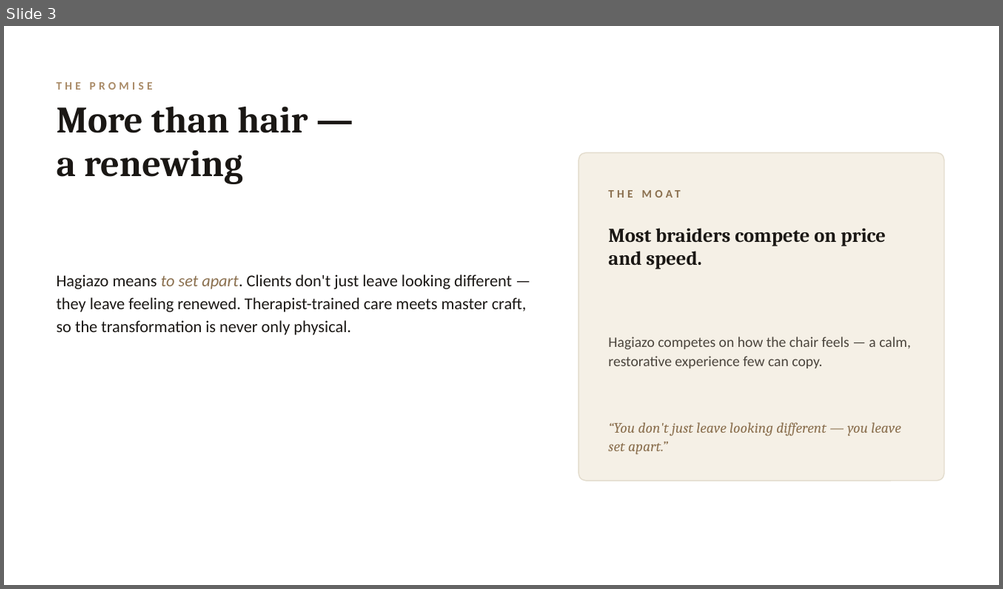
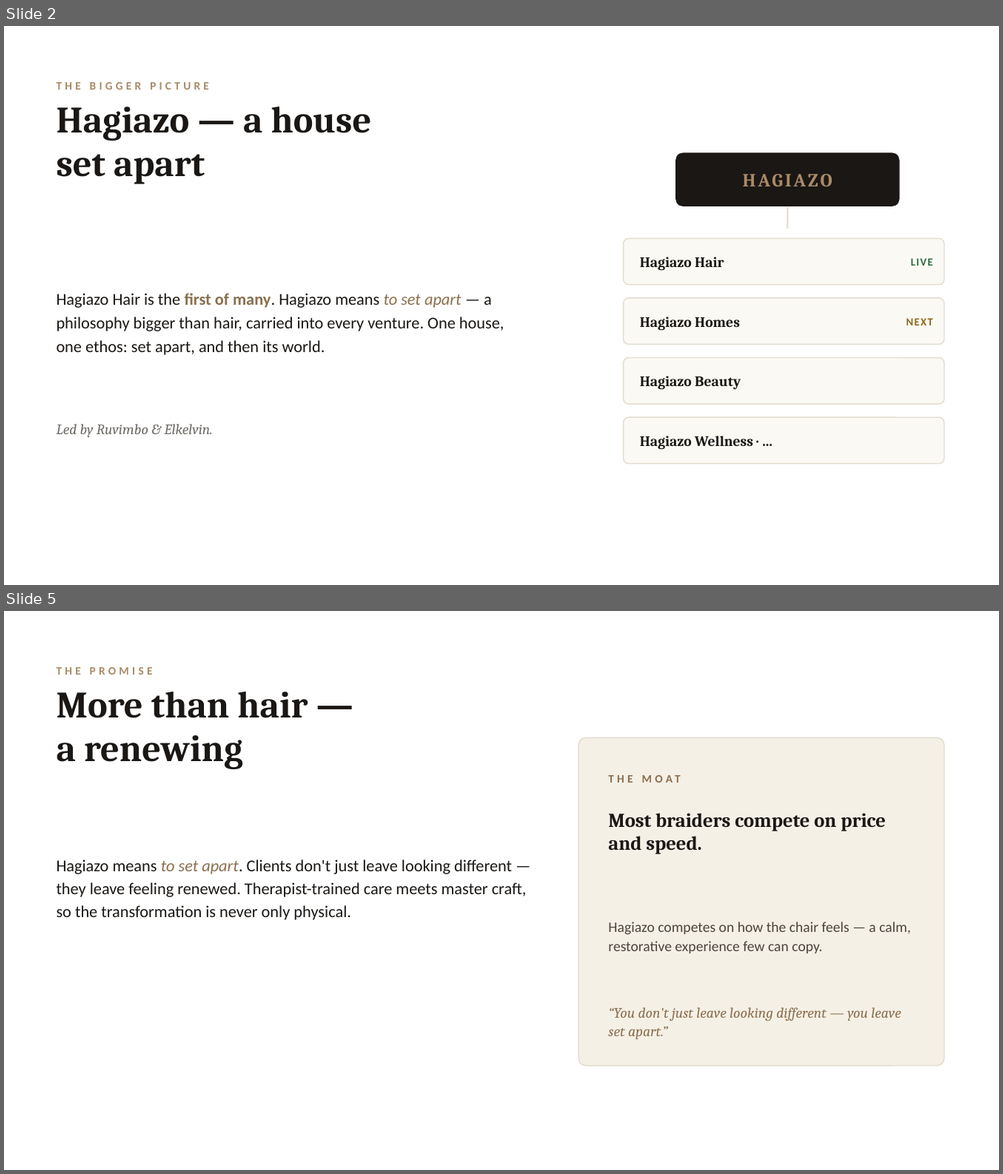
Before and after one commit to elkelvinwilliams/harlow-hair-beauty, a slide deck: business/HAGIAZO_HAIR_Business_Pack.pptx. Shown one above the other, each under a label of ours: slide 3 before the commit, slides 2 and 5 after it; the slides between them are not shown. The pictures are 1003x589 and 1003x1174 pixels, drawn with LibreOffice and Linux fonts; fonts in the diff are those of the drawing. Boxes give left, top, right and bottom in pixels: in the first picture for what was removed or moved away, otherwise in the second. Text is boxed around its words. In the diff, an @@ line names an element or a change of style, - is before the commit and + after.

```diff
--- a/business/HAGIAZO_HAIR_Business_Pack.pptx
+++ b/business/HAGIAZO_HAIR_Business_Pack.pptx
@@ slide 2 added at [4,26,999,585], background #FFFFFF @@
@@ text added at [57,82,209,90], 11 pt, text #A98A66, bold @@
+THE BIGGER PICTURE
@@ text added at [57,107,372,184], 36 pt, text #1A1714, bold @@
+Hagiazo — a house
+set apart
@@ rounded rectangle added at [675,153,899,207], fill #1A1714 @@
@@ text added at [675,153,899,207], 18 pt, text #A98A66, bold @@
+HAGIAZO
@@ line added from (788, 207) to (788, 229), #E3DCCD 1.5 pt @@
@@ rounded rectangle added at [623,238,944,285], fill #FBF9F4, outline #E3DCCD 1 pt @@
@@ text added at [640,257,723,271], 14 pt, text #1A1714, bold @@
+Hagiazo Hair
@@ text added at [910,258,933,266], 10.5 pt, text #2E6B3E, bold @@
+LIVE
@@ text added at [57,293,504,355], 16 pt, text #1A1714 @@
+Hagiazo Hair is the first of many. Hagiazo means to set apart — a philosophy bigger than hair, carried into every venture. One house, one ethos: set apart, and then its world.
@@ rounded rectangle added at [623,298,944,345], fill #FBF9F4, outline #E3DCCD 1 pt @@
@@ text added at [640,317,740,330], 14 pt, text #1A1714, bold @@
+Hagiazo Homes
@@ text added at [906,318,933,326], 10.5 pt, text #8A6A1E, bold @@
+NEXT
@@ rounded rectangle added at [623,358,944,404], fill #FBF9F4, outline #E3DCCD 1 pt @@
@@ text added at [640,376,740,390], 14 pt, text #1A1714, bold @@
+Hagiazo Beauty
@@ text added at [57,424,213,437], 14 pt, text #6E6A64, italic @@
+Led by Ruvimbo & Elkelvin.
@@ rounded rectangle added at [623,417,944,464], fill #FBF9F4, outline #E3DCCD 1 pt @@
@@ text added at [640,436,753,450], 14 pt, text #1A1714, bold @@
+Hagiazo Wellness · …
@@ what was slide 3 is now slide 5 @@
```
Also in this commit, not shown: 6 slides changed, 1 other slide added, 4 other files.
